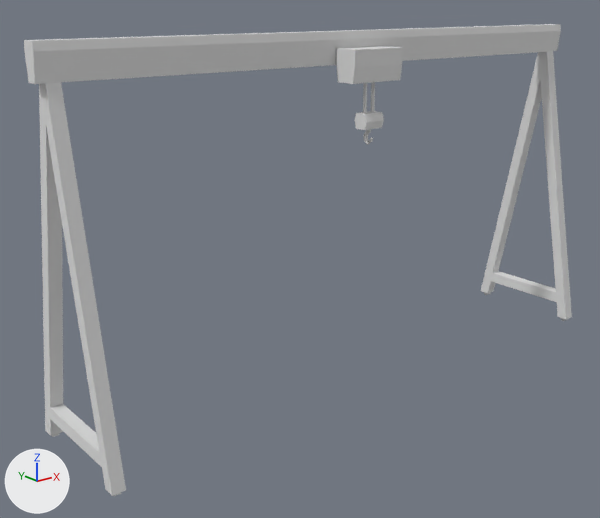
Before and after pictures for a commit that changed the glTF model public/models/crane-port.glb.
The view is the same before and after, from a camera (50 mm lens) standing at (-18.2, -20.0, 12.5) and looking at (-1.6, 0.7, 4.2). The lights are fixed; the arrows at lower left show +X, +Y and +Z. Where no turn or scale is listed for an object, it has been applied to the vertices.

Objects in the first picture: 'crane-port'.
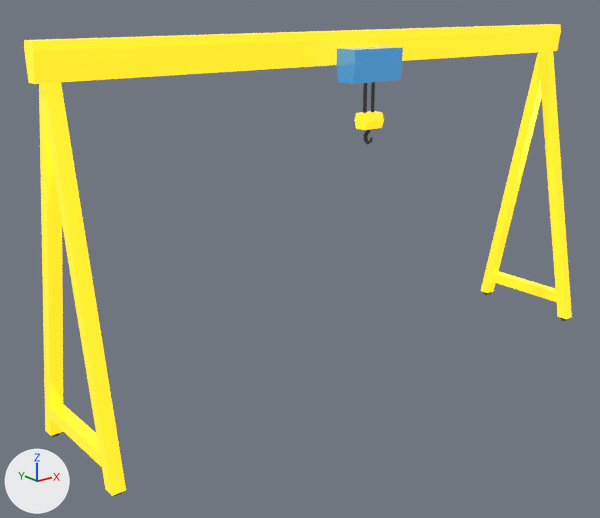
The edits, one by one:
Picture 'base' (img_base) is new.
Material 'LOWPOLY-COLORS.001' (mat_lowpoly_colors_001) is new.
Uses the picture img_base.
me_crane_port has 213 vertices, 346 faces and spans x -10.5..10.5, y -2.2..2.2, z 0.0..11.6.
me_crane_port no longer uses material mat_lowpoly_colors (white #e7e7e7).
me_crane_port now uses material mat_lowpoly_colors_001.

Where the change shows, as pixel boxes [x1, y1, x2, y2] in the pictures (600 x 518 px):
'crane-port', recoloured (grey to yellow): [24, 24, 572, 496] in both
